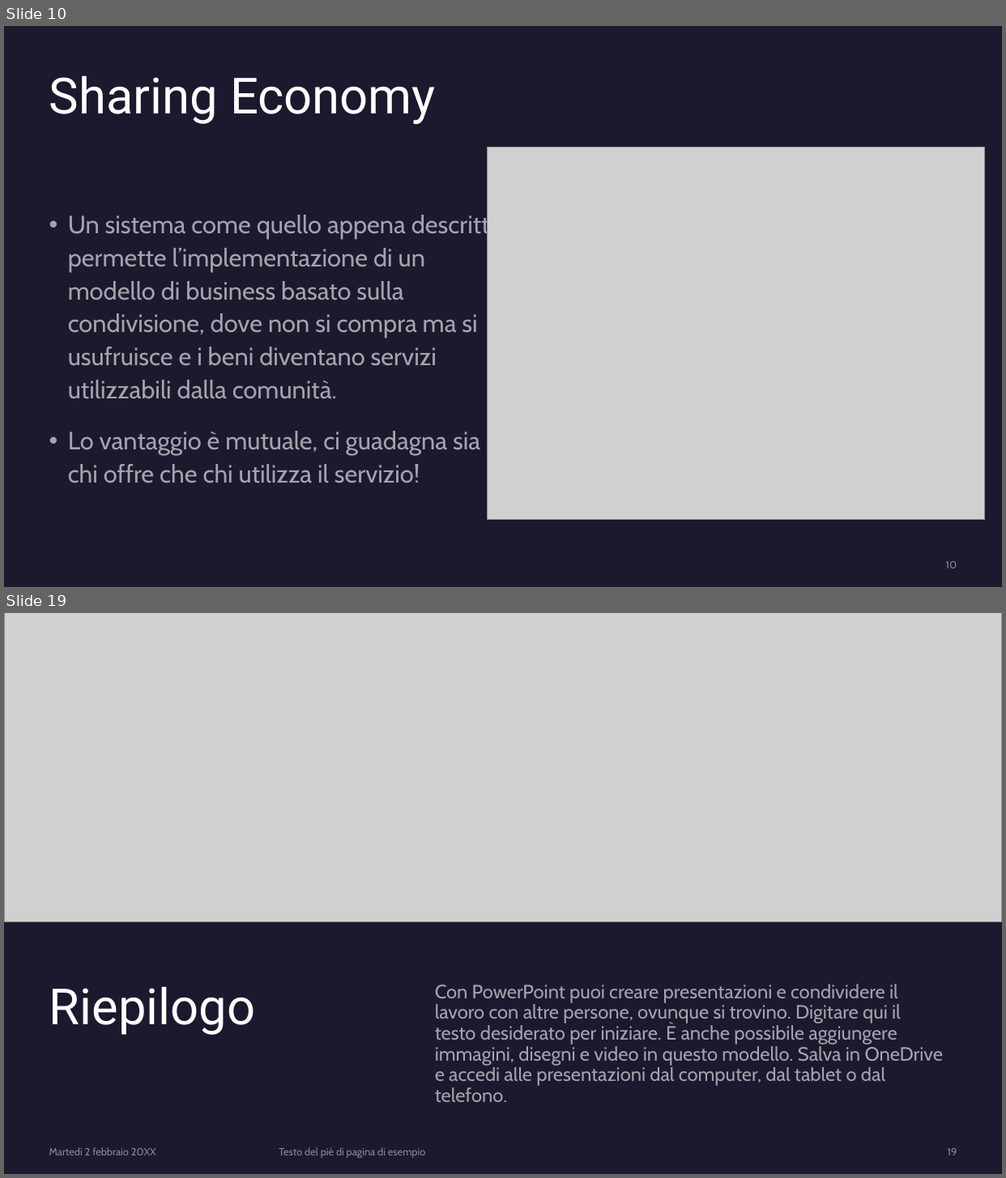
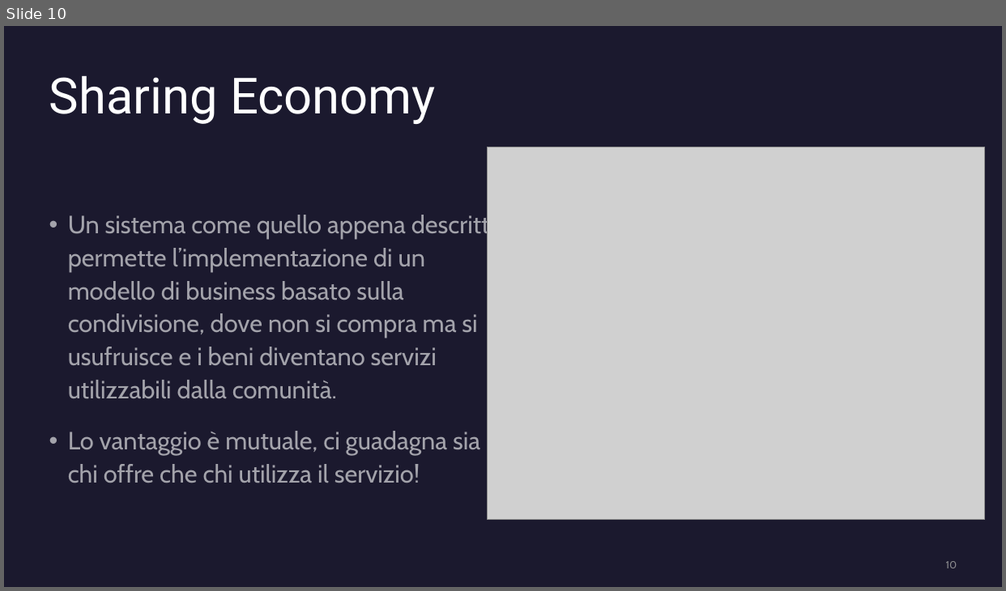
Before and after one commit to felicia-puzone/smart-office-project, a slide deck: Smart Office Doc/Smart Office.pptx. Shown one above the other, each under a label of ours: slides 10 and 19 before the commit, slide 10 after it; the slides between them are not shown. The pictures are 1006x1178 and 1006x591 pixels, drawn with LibreOffice and Linux fonts; fonts in the diff are those of the drawing; grey boxes stand for pictures. Boxes give left, top, right and bottom in pixels: in the first picture for what was removed or moved away, otherwise in the second. Text is boxed around its words. In the diff, an @@ line names an element or a change of style, - is before the commit and + after.

```diff
--- a/Smart Office Doc/Smart Office.pptx
+++ b/Smart Office Doc/Smart Office.pptx
@@ slide 19 removed at (4, 613, 1002, 1174), background #1B192E @@
@@ picture removed at (4, 613, 1002, 922) @@
@@ title removed at (49, 986, 256, 1035) @@
-Riepilogo
@@ text removed at (435, 984, 943, 1102) @@
-Con PowerPoint puoi creare presentazioni e condividere il lavoro con altre persone, ovunque si trovino. Digitare qui il testo desiderato per iniziare. È anche possibile aggiungere immagini, disegni e video in questo modello. Salva in OneDrive e accedi alle presentazioni dal computer, dal tablet o dal telefono.
@@ text removed at (49, 1148, 156, 1156) @@
-Martedì 2 febbraio 20XX
@@ text removed at (279, 1148, 425, 1158) @@
-Testo del piè di pagina di esempio
@@ page number removed at (948, 1148, 957, 1156) @@
-19
```
Also in this commit, not shown: 3 slides changed, 2 slides added, 8 other slides removed, 4 other files.
